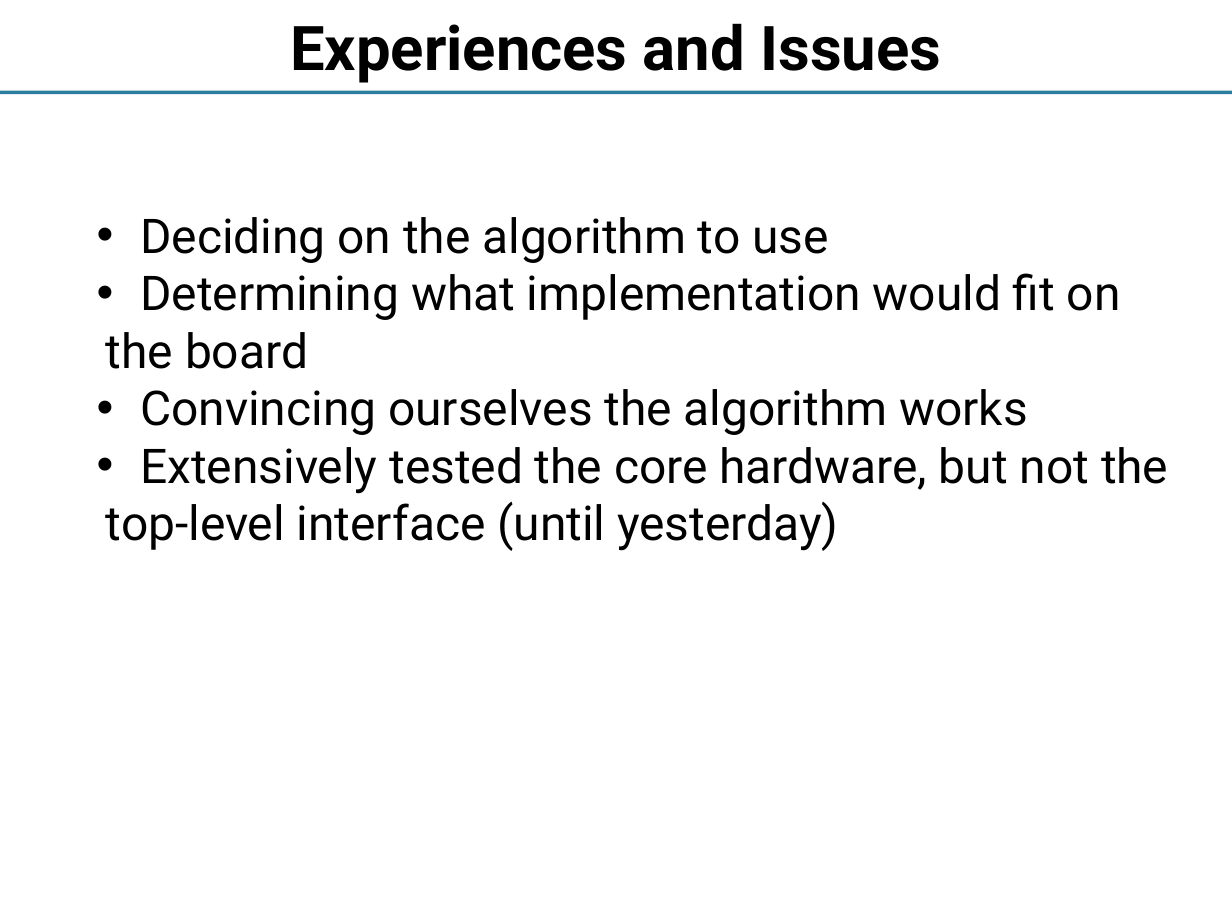
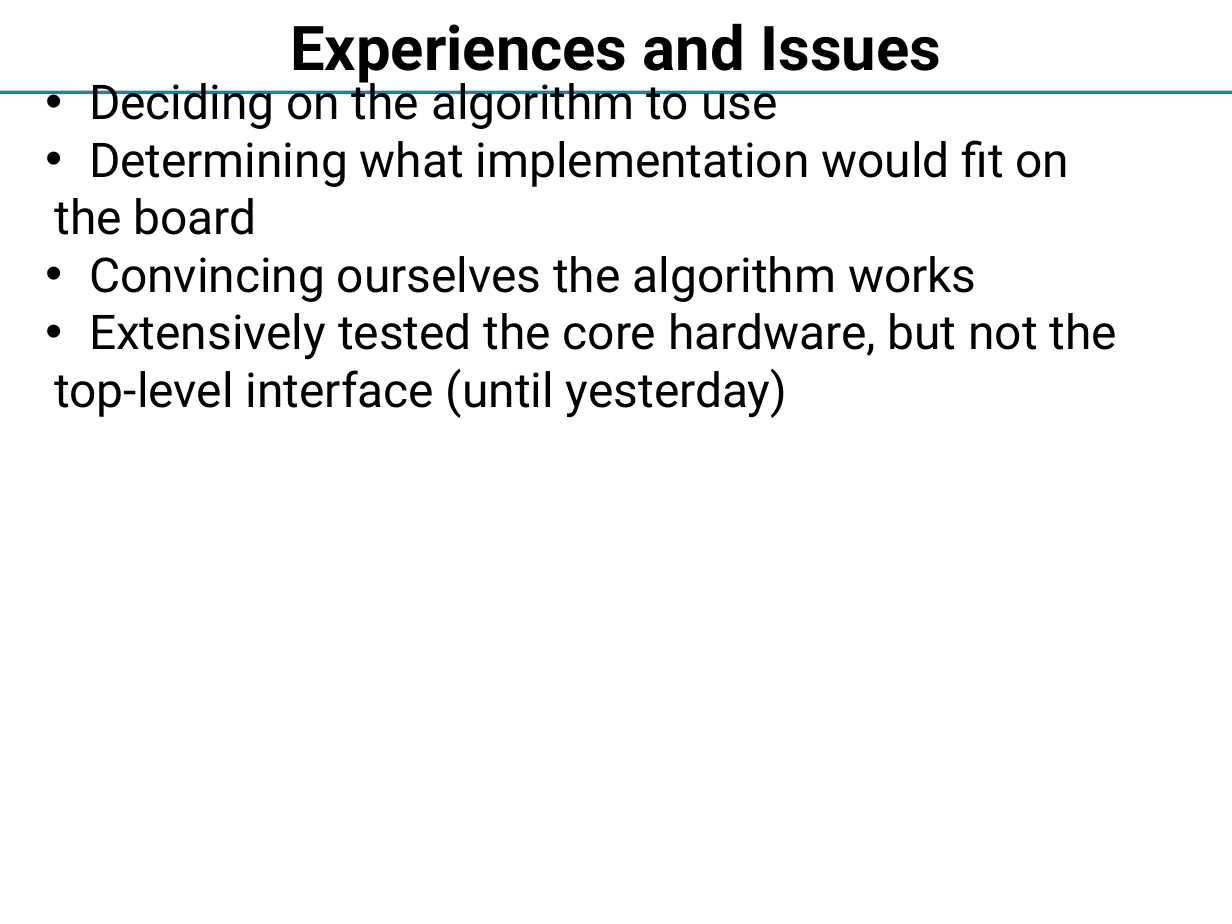
Before and after one commit to yipenghuang0302/csee4840_14, a slide deck: slide 5 of doc/talk/IKSwift.pptx. Drawn at 1232x924 pixels with LibreOffice and Linux fonts; fonts in the diff are those of the drawing. Boxes give left, top, right and bottom in pixels: in the first picture for what was removed or moved away, otherwise in the second. Text is boxed around its words. In the diff, an @@ line names an element or a change of style, - is before the commit and + after.

```diff
--- a/doc/talk/IKSwift.pptx
+++ b/doc/talk/IKSwift.pptx
@@ text "Deciding on the algorithm to ..." rewrapped from box(106, 217, 1168, 551) to box(55, 76, 1117, 418) @@
```
Also in this commit, not shown: 1 other file.
